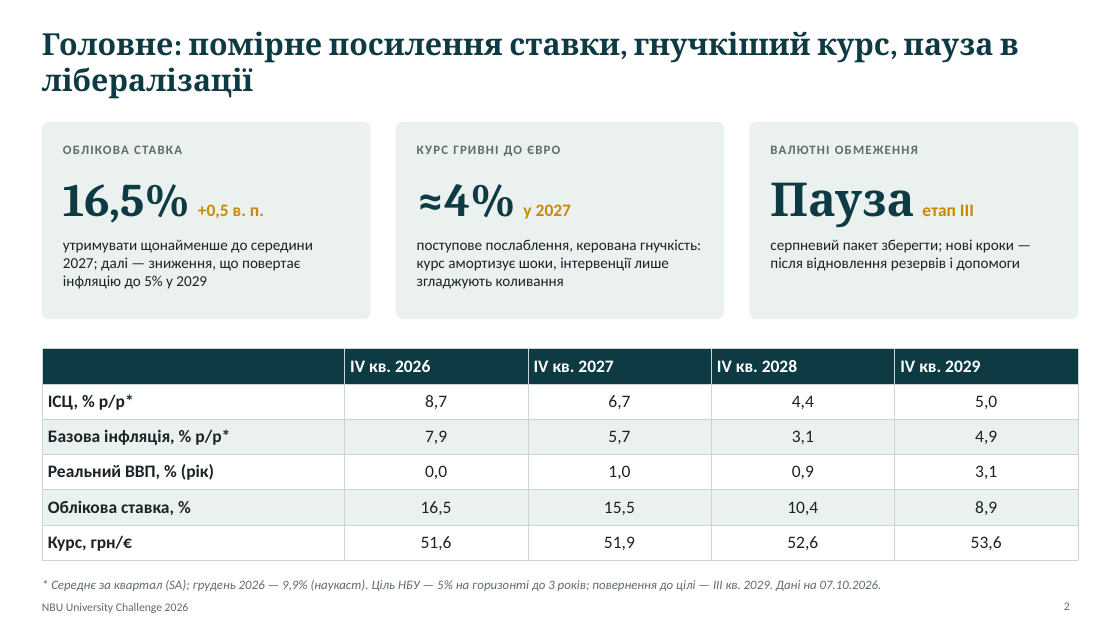
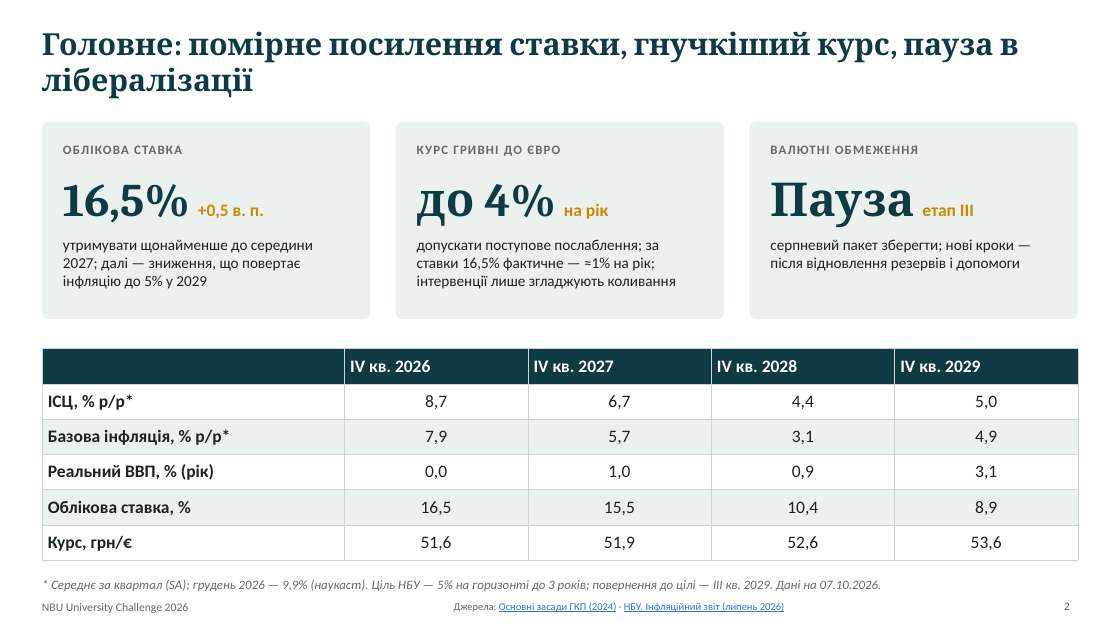
Before and after one commit to caplitt/nbu-challenge-2026, a slide deck: slide 2 of presentation/NBU_University_Challenge_2026.pptx. Drawn at 1120x630 pixels with LibreOffice and Linux fonts; fonts in the diff are those of the drawing. Boxes give left, top, right and bottom in pixels: in the first picture for what was removed or moved away, otherwise in the second. Text is boxed around its words. In the diff, an @@ line names an element or a change of style, - is before the commit and + after.

```diff
--- a/presentation/NBU_University_Challenge_2026.pptx
+++ b/presentation/NBU_University_Challenge_2026.pptx
@@ text at (x1=417, y1=184, x2=608, y2=226): text changed @@
-≈4% у 2027
+до 4% на рік
@@ text at (x1=417, y1=239, x2=676, y2=289): text changed @@
-поступове послаблення, керована гнучкість: курс амортизує шоки, інтервенції лише згладжують коливання
+допускати поступове послаблення; за ставки 16,5% фактичне — ≈1% на рік; інтервенції лише згладжують коливання
@@ text added at (x1=454, y1=602, x2=784, y2=612), 9 pt, text #2A78D6, underline @@
+Джерела: Основні засади ГКП (2024) · НБУ, Інфляційний звіт (липень 2026)
```
Also in this commit, not shown: 25 other slides changed, 13 other files.
